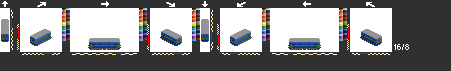
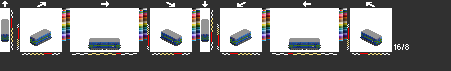
Layer changes from the first (451, 71) image to the second:
painted on "tgoj2" over [47, 37, 373, 47]
showed "mal" over [38, 33, 373, 48]
hid "ma" over [38, 33, 373, 48]
